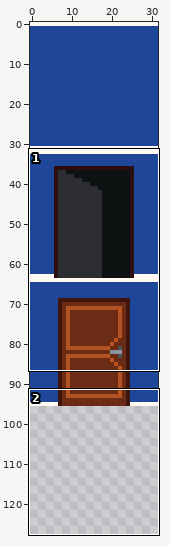
Two states of a sprite sheet, Content/Images/Props.png. Above: a wide view before the commit, with the close-up outlined.
Close-up. Before the edit:
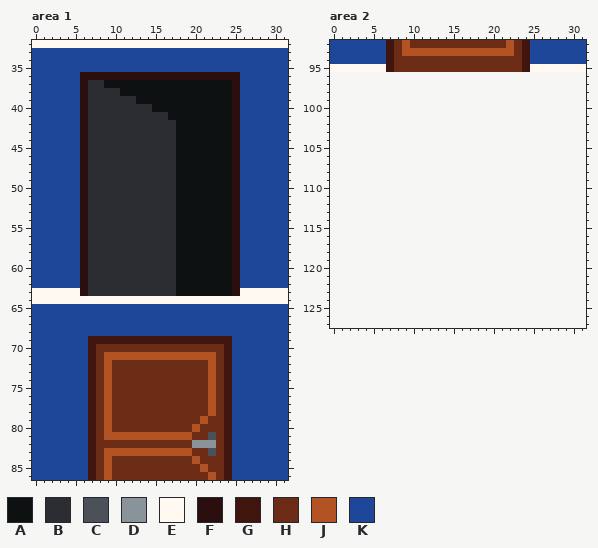
The file is 32x96 pixels. Shown: area 1: x 0..31, y 32..86; area 2: x 0..31, y 92..127. The old version is drawn lined up with the new one, on the new canvas.
Palette (. is transparent): A #0e1112  B #2b2d33  C #4c5059  D #8a9399  E #fff9f2  F #2b0f0f  G #40150d  H #6b2b15  J #b35324  K #1f4799
Pixels before, area 1, first column x 0:
32 EEEEEEEEEEEEEEEEEEEEEEEEEEEEEEEE
33 KKKKKKKKKKKKKKKKKKKKKKKKKKKKKKKK
34 KKKKKKKKKKKKKKKKKKKKKKKKKKKKKKKK
35 KKKKKKKKKKKKKKKKKKKKKKKKKKKKKKKK
36 KKKKKKFFFFFFFFFFFFFFFFFFFFKKKKKK
37 KKKKKKFBBAAAAAAAAAAAAAAAAFKKKKKK
38 KKKKKKFBBBBAAAAAAAAAAAAAAFKKKKKK
39 KKKKKKFBBBBBBAAAAAAAAAAAAFKKKKKK
40 KKKKKKFBBBBBBBBAAAAAAAAAAFKKKKKK
41 KKKKKKFBBBBBBBBBBAAAAAAAAFKKKKKK
42 KKKKKKFBBBBBBBBBBBAAAAAAAFKKKKKK
43 KKKKKKFBBBBBBBBBBBAAAAAAAFKKKKKK
44 KKKKKKFBBBBBBBBBBBAAAAAAAFKKKKKK
45 KKKKKKFBBBBBBBBBBBAAAAAAAFKKKKKK
46 KKKKKKFBBBBBBBBBBBAAAAAAAFKKKKKK
47 KKKKKKFBBBBBBBBBBBAAAAAAAFKKKKKK
48 KKKKKKFBBBBBBBBBBBAAAAAAAFKKKKKK
49 KKKKKKFBBBBBBBBBBBAAAAAAAFKKKKKK
50 KKKKKKFBBBBBBBBBBBAAAAAAAFKKKKKK
51 KKKKKKFBBBBBBBBBBBAAAAAAAFKKKKKK
52 KKKKKKFBBBBBBBBBBBAAAAAAAFKKKKKK
53 KKKKKKFBBBBBBBBBBBAAAAAAAFKKKKKK
54 KKKKKKFBBBBBBBBBBBAAAAAAAFKKKKKK
55 KKKKKKFBBBBBBBBBBBAAAAAAAFKKKKKK
56 KKKKKKFBBBBBBBBBBBAAAAAAAFKKKKKK
57 KKKKKKFBBBBBBBBBBBAAAAAAAFKKKKKK
58 KKKKKKFBBBBBBBBBBBAAAAAAAFKKKKKK
59 KKKKKKFBBBBBBBBBBBAAAAAAAFKKKKKK
60 KKKKKKFBBBBBBBBBBBAAAAAAAFKKKKKK
61 KKKKKKFBBBBBBBBBBBAAAAAAAFKKKKKK
62 KKKKKKFBBBBBBBBBBBAAAAAAAFKKKKKK
63 EEEEEEFBBBBBBBBBBBAAAAAAAFEEEEEE
64 EEEEEEEEEEEEEEEEEEEEEEEEEEEEEEEE
65 KKKKKKKKKKKKKKKKKKKKKKKKKKKKKKKK
66 KKKKKKKKKKKKKKKKKKKKKKKKKKKKKKKK
67 KKKKKKKKKKKKKKKKKKKKKKKKKKKKKKKK
68 KKKKKKKKKKKKKKKKKKKKKKKKKKKKKKKK
69 KKKKKKKGGGGGGGGGGGGGGGGGGKKKKKKK
70 KKKKKKKGHHHHHHHHHHHHHHHHGKKKKKKK
71 KKKKKKKGHJJJJJJJJJJJJJJHGKKKKKKK
72 KKKKKKKGHJHHHHHHHHHHHHJHGKKKKKKK
73 KKKKKKKGHJHHHHHHHHHHHHJHGKKKKKKK
74 KKKKKKKGHJHHHHHHHHHHHHJHGKKKKKKK
75 KKKKKKKGHJHHHHHHHHHHHHJHGKKKKKKK
76 KKKKKKKGHJHHHHHHHHHHHHJHGKKKKKKK
77 KKKKKKKGHJHHHHHHHHHHHHJHGKKKKKKK
78 KKKKKKKGHJHHHHHHHHHHHHJHGKKKKKKK
79 KKKKKKKGHJHHHHHHHHHHHJHHGKKKKKKK
80 KKKKKKKGHJHHHHHHHHHHJHHHGKKKKKKK
81 KKKKKKKGHJJJJJJJJJJJHHCHGKKKKKKK
82 KKKKKKKGHHHHHHHHHHHHDDDHGKKKKKKK
83 KKKKKKKGHJJJJJJJJJJJHHCHGKKKKKKK
84 KKKKKKKGHJHHHHHHHHHHJHHHGKKKKKKK
85 KKKKKKKGHJHHHHHHHHHHHJHHGKKKKKKK
86 KKKKKKKGHJHHHHHHHHHHHHJHGKKKKKKK
Pixels before, area 2, first column x 0:
92 KKKKKKKGHJHHHHHHHHHHHHJHGKKKKKKK
93 KKKKKKKGHJJJJJJJJJJJJJJHGKKKKKKK
94 KKKKKKKGHHHHHHHHHHHHHHHHGKKKKKKK
95 EEEEEEEGHHHHHHHHHHHHHHHHGEEEEEEE
And afterwards:
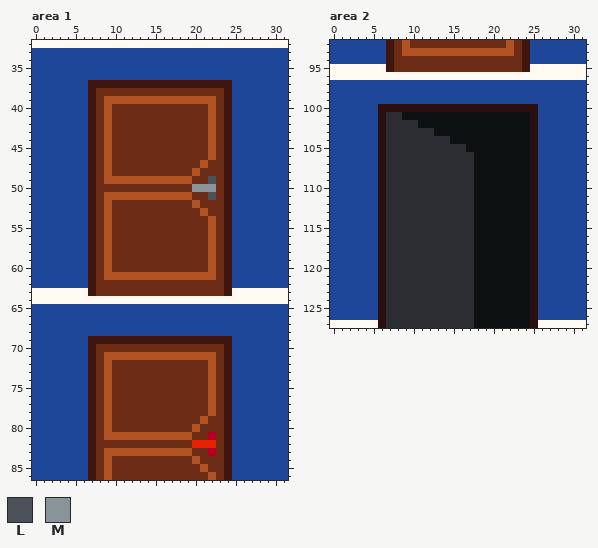
Colours new in this view: L #4c5059  M #8a9399
The edit:
canvas 32x96 -> 32x128
colour C: #4c5059 -> #b3001e
colour D: #8a9399 -> #e62200
Changed rows in their new state; - is a pixel that keeps its letter.
Area 1:
first column x 6:
36 KKKKKKKKKKKKKKKKKKKK
37 KGGGGGGGGGGGGGGGGGGK
38 KGHHHHHHHHHHHHHHHHGK
39 KGHJJJJJJJJJJJJJJHGK
40 KGHJHHHHHHHHHHHHJHGK
41 KGHJHHHHHHHHHHHHJHGK
42 KGHJHHHHHHHHHHHHJHGK
43 KGHJHHHHHHHHHHHHJHGK
44 KGHJHHHHHHHHHHHHJHGK
45 KGHJHHHHHHHHHHHHJHGK
46 KGHJHHHHHHHHHHHHJHGK
47 KGHJHHHHHHHHHHHJHHGK
48 KGHJHHHHHHHHHHJHHHGK
49 KGHJJJJJJJJJJJHHLHGK
50 KGHHHHHHHHHHHHMMMHGK
51 KGHJJJJJJJJJJJHHLHGK
52 KGHJHHHHHHHHHHJHHHGK
53 KGHJHHHHHHHHHHHJHHGK
54 KGHJHHHHHHHHHHHHJHGK
55 KGHJHHHHHHHHHHHHJHGK
56 KGHJHHHHHHHHHHHHJHGK
57 KGHJHHHHHHHHHHHHJHGK
58 KGHJHHHHHHHHHHHHJHGK
59 KGHJHHHHHHHHHHHHJHGK
60 KGHJHHHHHHHHHHHHJHGK
61 KGHJJJJJJJJJJJJJJHGK
62 KGHHHHHHHHHHHHHHHHGK
63 EGHHHHHHHHHHHHHHHHGE
Area 2:
first column x 0:
 96 EEEEEEEEEEEEEEEEEEEEEEEEEEEEEEEE
 97 KKKKKKKKKKKKKKKKKKKKKKKKKKKKKKKK
 98 KKKKKKKKKKKKKKKKKKKKKKKKKKKKKKKK
 99 KKKKKKKKKKKKKKKKKKKKKKKKKKKKKKKK
100 KKKKKKFFFFFFFFFFFFFFFFFFFFKKKKKK
101 KKKKKKFBBAAAAAAAAAAAAAAAAFKKKKKK
102 KKKKKKFBBBBAAAAAAAAAAAAAAFKKKKKK
103 KKKKKKFBBBBBBAAAAAAAAAAAAFKKKKKK
104 KKKKKKFBBBBBBBBAAAAAAAAAAFKKKKKK
105 KKKKKKFBBBBBBBBBBAAAAAAAAFKKKKKK
106 KKKKKKFBBBBBBBBBBBAAAAAAAFKKKKKK
107 KKKKKKFBBBBBBBBBBBAAAAAAAFKKKKKK
108 KKKKKKFBBBBBBBBBBBAAAAAAAFKKKKKK
109 KKKKKKFBBBBBBBBBBBAAAAAAAFKKKKKK
110 KKKKKKFBBBBBBBBBBBAAAAAAAFKKKKKK
111 KKKKKKFBBBBBBBBBBBAAAAAAAFKKKKKK
112 KKKKKKFBBBBBBBBBBBAAAAAAAFKKKKKK
113 KKKKKKFBBBBBBBBBBBAAAAAAAFKKKKKK
114 KKKKKKFBBBBBBBBBBBAAAAAAAFKKKKKK
115 KKKKKKFBBBBBBBBBBBAAAAAAAFKKKKKK
116 KKKKKKFBBBBBBBBBBBAAAAAAAFKKKKKK
117 KKKKKKFBBBBBBBBBBBAAAAAAAFKKKKKK
118 KKKKKKFBBBBBBBBBBBAAAAAAAFKKKKKK
119 KKKKKKFBBBBBBBBBBBAAAAAAAFKKKKKK
120 KKKKKKFBBBBBBBBBBBAAAAAAAFKKKKKK
121 KKKKKKFBBBBBBBBBBBAAAAAAAFKKKKKK
122 KKKKKKFBBBBBBBBBBBAAAAAAAFKKKKKK
123 KKKKKKFBBBBBBBBBBBAAAAAAAFKKKKKK
124 KKKKKKFBBBBBBBBBBBAAAAAAAFKKKKKK
125 KKKKKKFBBBBBBBBBBBAAAAAAAFKKKKKK
126 KKKKKKFBBBBBBBBBBBAAAAAAAFKKKKKK
127 EEEEEEFBBBBBBBBBBBAAAAAAAFEEEEEE
